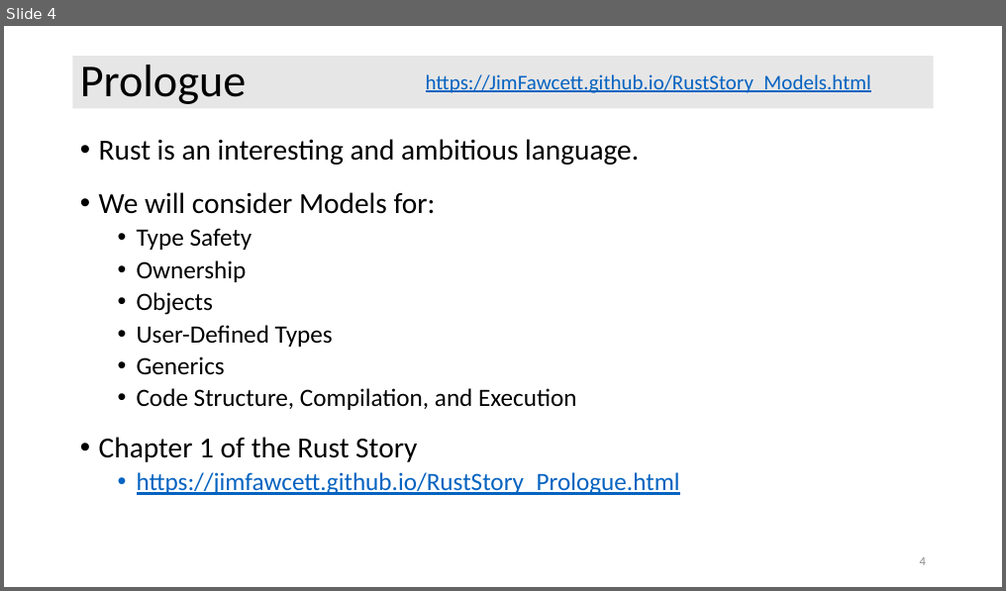
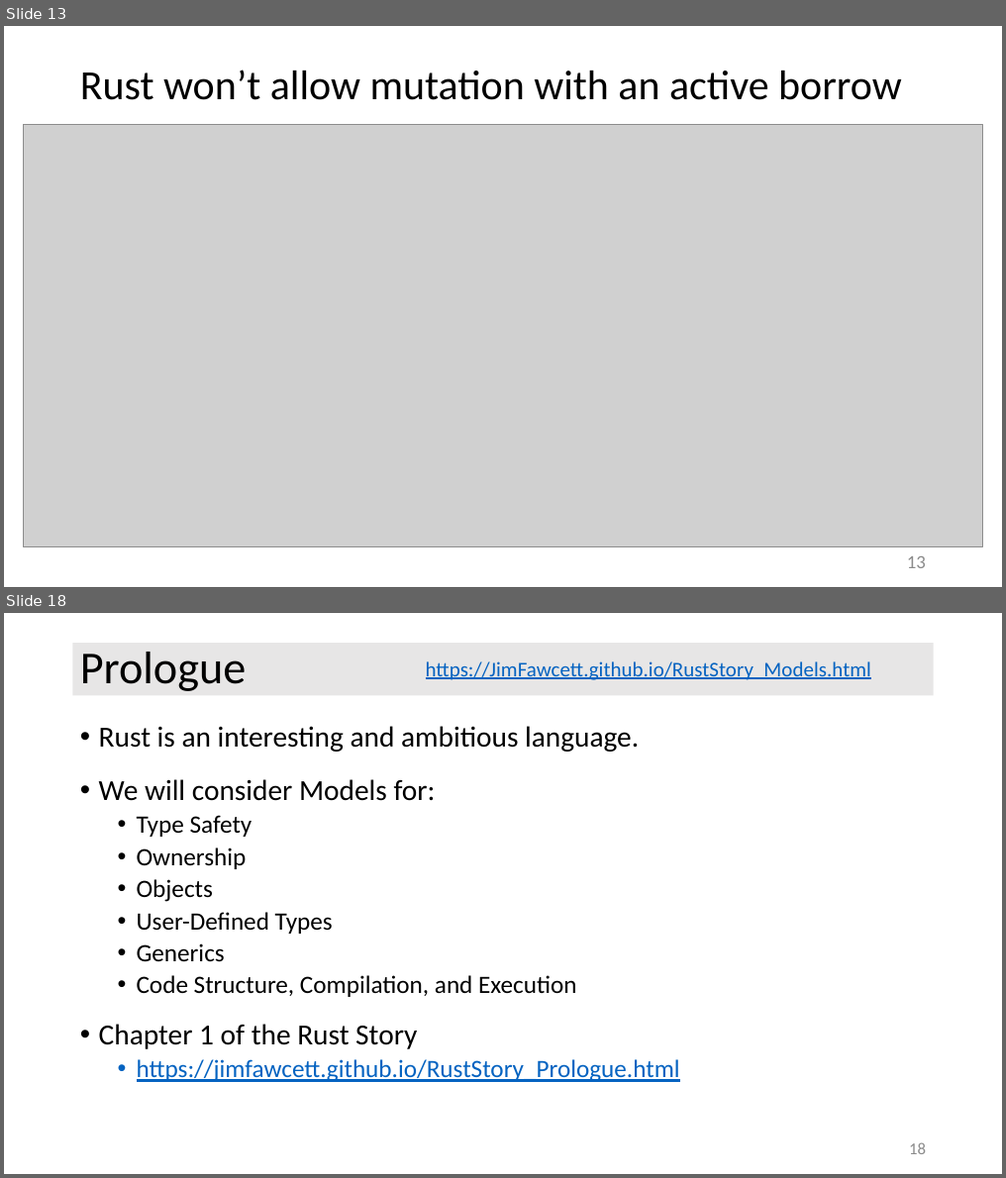
Before and after one commit to JimFawcett/JimFawcett.github.io, a slide deck: Resources/RustModels.pptx. Shown one above the other, each under a label of ours: slide 4 before the commit, slides 13 and 18 after it; the slides between them are not shown. The pictures are 1006x591 and 1006x1178 pixels, drawn with LibreOffice and Linux fonts; fonts in the diff are those of the drawing; grey boxes stand for pictures. Boxes give left, top, right and bottom in pixels: in the first picture for what was removed or moved away, otherwise in the second. Text is boxed around its words. In the diff, an @@ line names an element or a change of style, - is before the commit and + after.

Commit message:
added content to RustModels.pptx

```diff
--- a/Resources/RustModels.pptx
+++ b/Resources/RustModels.pptx
@@ slide 13 added at box(4, 26, 1002, 587), background #FFFFFF @@
@@ title added at box(80, 70, 902, 100), 40 pt, text #000000 @@
+Rust won’t allow mutation with an active borrow
@@ picture added at box(24, 125, 983, 548) @@
@@ page number added at box(907, 557, 926, 569), 18 pt, text #8C8C8C @@
+13
@@ what was slide 4 is now slide 18 @@
@@ page number at box(909, 1143, 926, 1155): text changed; size 12 to 16 pt @@
-4
+18
```
Also in this commit, not shown: 4 slides changed, 14 other slides added, 2 other files.
